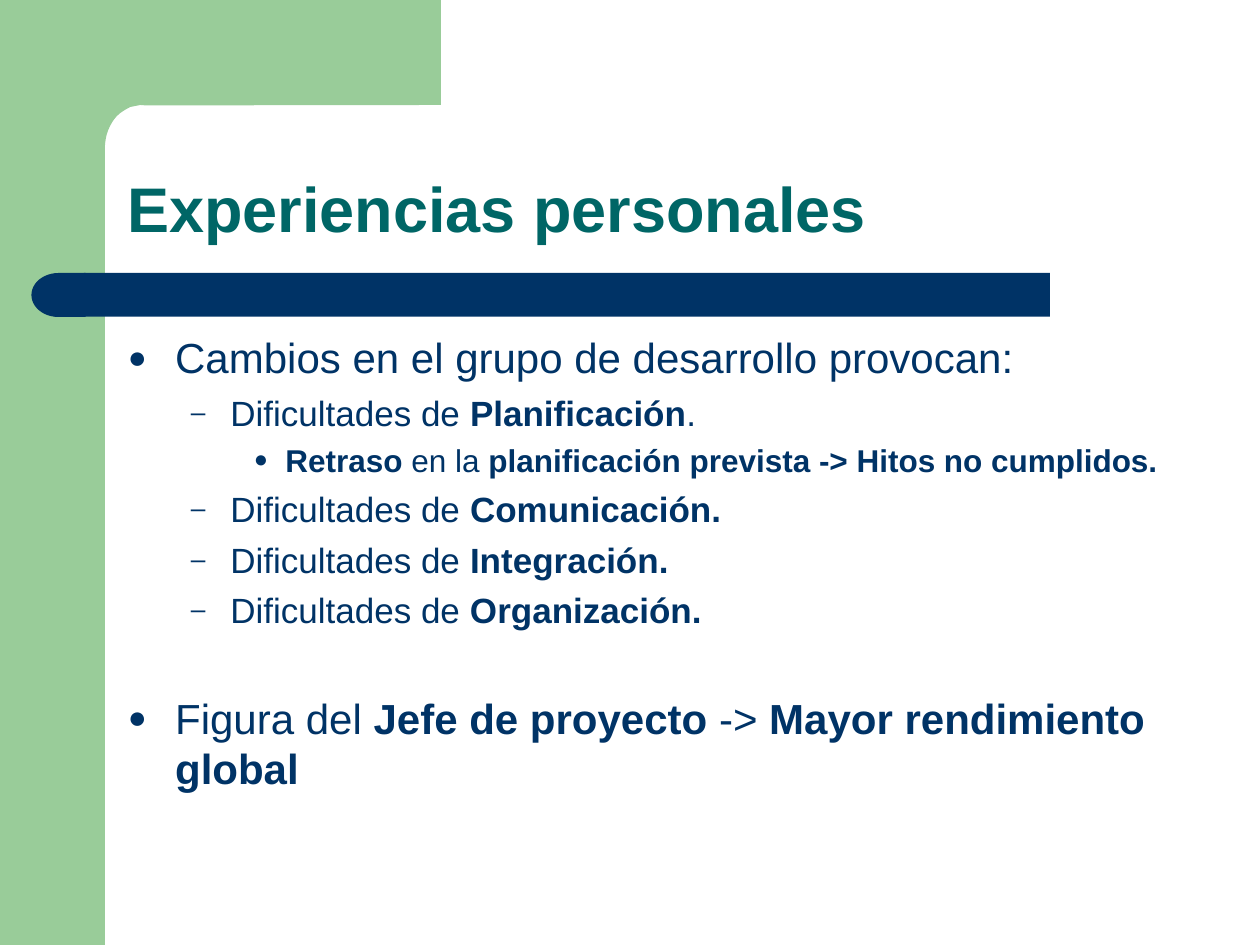
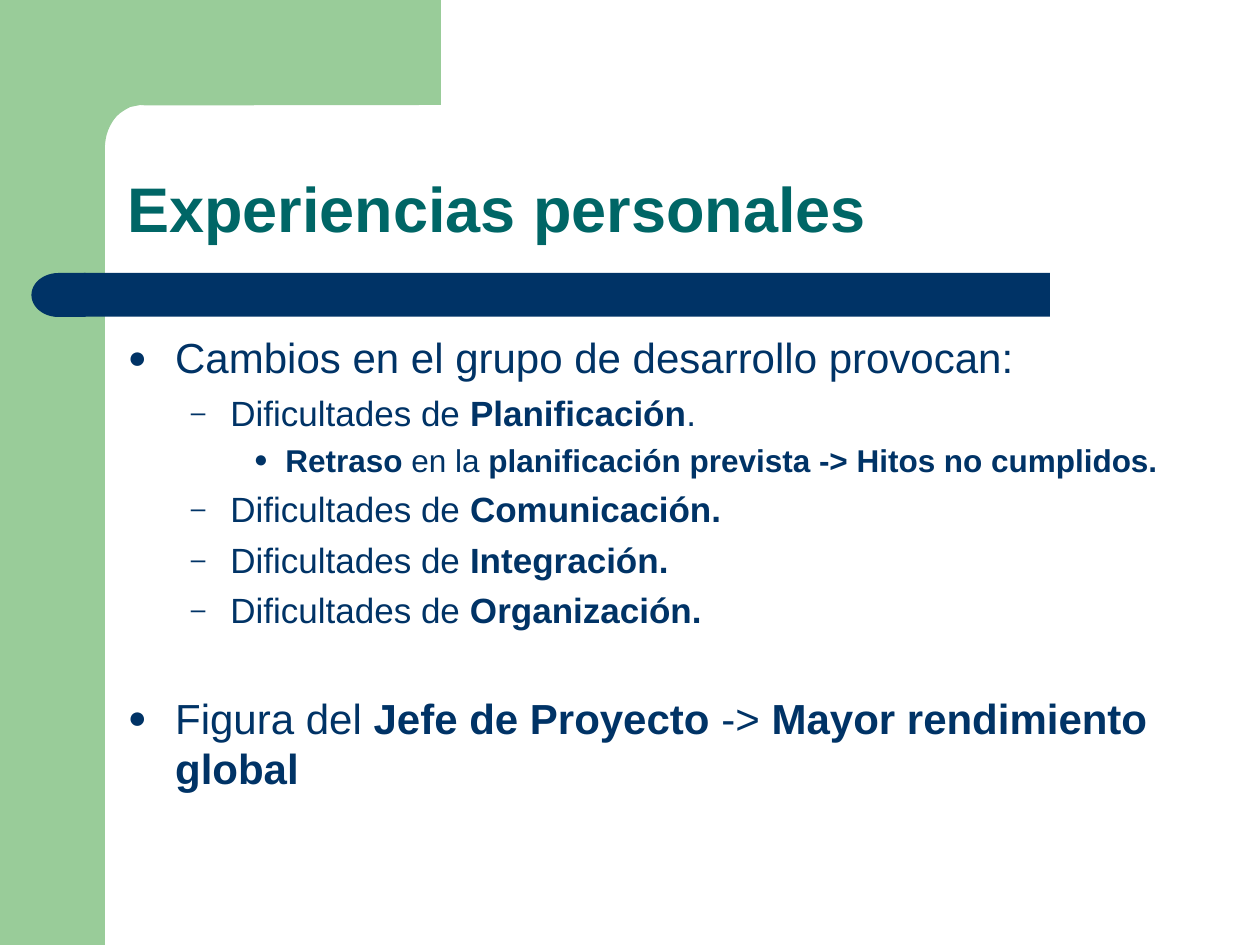
Before and after one commit to munsuri/egorilla, a slide deck: slide 10 of doc/presentaciones/Presentacion_01-04-2009.ppt (slide 7 before the commit). Drawn at 1260x945 pixels with LibreOffice and Linux fonts; fonts in the diff are those of the drawing. Boxes give left, top, right and bottom in pixels: in the first picture for what was removed or moved away, otherwise in the second. Text is boxed around its words. In the diff, an @@ line names an element or a change of style, - is before the commit and + after.

```diff
--- a/doc/presentaciones/Presentacion_01-04-2009.ppt
+++ b/doc/presentaciones/Presentacion_01-04-2009.ppt
@@ text at <box>175,703,1147,793</box>: text changed @@
-● Figura del Jefe de proyecto -> Mayor rendimiento global
+● Figura del Jefe de Proyecto -> Mayor rendimiento global
```
Also in this commit, not shown: 2 other slides changed, 4 slides added, 1 slide removed.
